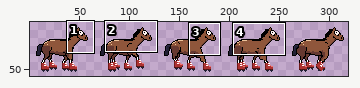
Edited in one commit: sprite sheet (Sprite Sheets/RollerSkate.png). The picture above shows the old version from afar; the outline marks the close-up.
Close-up. Before:
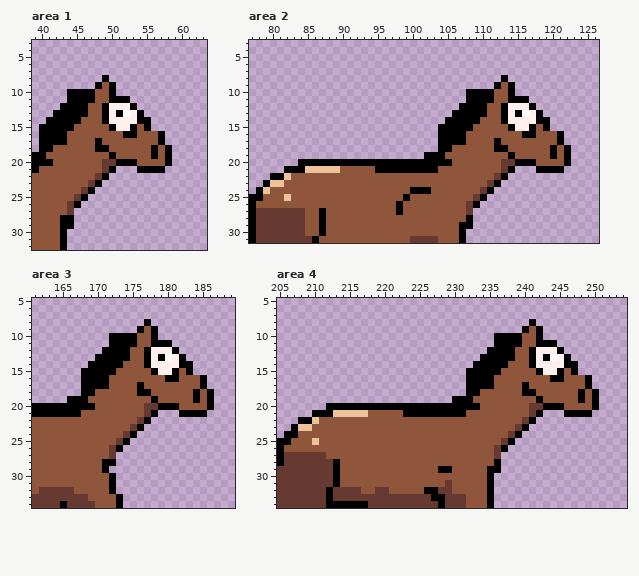
The file is 320x64 pixels. Shown: area 1: x 39..63, y 3..32; area 2: x 77..126, y 3..31; area 3: x 161..189, y 5..34; area 4: x 205..254, y 5..34. The wide view leaves out empty margins. The commit also changed other parts of the picture, which this record leaves out.
New version:
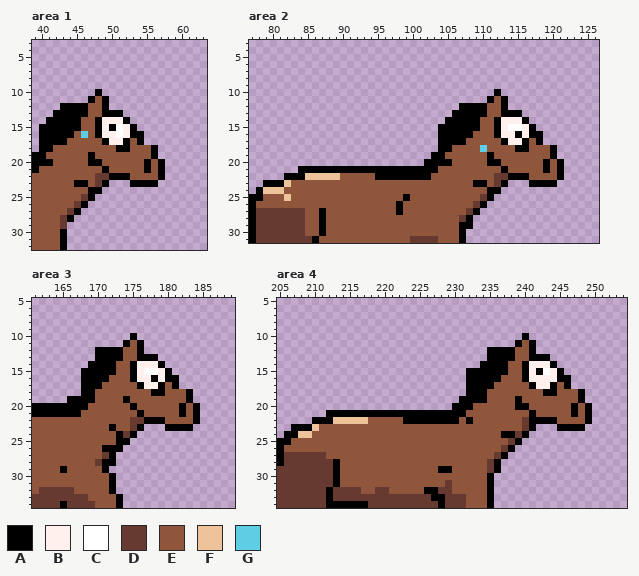
Palette (. is transparent): A #000000  B #fff0ed  C #ffffff  D #663931  E #8f563b  F #eec39a  G #5fcde4
What changed:
Area 1:
y 8: x 49 A -> .
y 9: x 48..50 AEA -> ...
y 10: x 44..50 AAAAEEA -> ....A..
y 11: x 44..46 AAA -> ...; x 49..52 EAAA -> A...
y 12: x 50..53 BBBA -> ....
y 13: x 50 B -> A; x 52..54 CBA -> ...
y 14: x 48..49 EA -> AB; x 52..55 BBAA -> A...
y 15: x 45 E -> A; x 48..49 EE -> AB; x 51 B -> C; x 54..55 EA -> ..
y 16: x 44 E -> A; x 46 E -> G; x 48..52 EEEEA -> ABBCB; x 54..57 EEEA -> A...
y 17: x 48..52 AEEEE -> EABBA; x 54..57 EEEA -> A...
y 18: x 48..49 AA -> EE; x 51..52 EE -> AA; x 57..58 EA -> ..
y 19: x 47 E -> A; x 50 A -> E; x 57..58 EA -> ..
y 20: x 47..53 EEDDAAA -> AAEEEEE; x 55 E -> A; x 57..58 EA -> A.
y 21: x 49..54 DA...A -> AEEEEE; x 56 A -> E
y 22: x 49..57 A........ -> DAAAEEEEA
y 23: x 45..49 EEDA. -> AAEDA; x 53..56 .... -> AAAA
y 24: x 46 D -> E; x 48 . -> A
y 25: x 45..47 DA. -> EDA
y 26: x 44..46 DA. -> EDA
y 27: x 45 . -> A
y 28: x 43 A -> D
y 29: x 43..44 AA -> D.
Area 2:
y 8: x 113 A -> .
y 9: x 112..114 AEA -> ...
y 10: x 108..114 AAAAEEA -> ....A..
y 11: x 108..110 AAA -> ...; x 113..116 EAAA -> A...
y 12: x 114..117 BBBA -> ....
y 13: x 114 B -> A; x 116..118 CBA -> ...
y 14: x 112..113 EA -> AB; x 116..119 BBAA -> A...
y 15: x 109 E -> A; x 112..115 EEAB -> ABCC; x 118..119 EA -> ..
y 16: x 108 E -> A; x 112..116 EEEEA -> ABBAB; x 118..121 EEEA -> A...
y 17: x 112..116 AEEEE -> EABBA; x 118..121 EEEA -> A...
y 18: x 110 E -> G; x 112..113 AA -> EE; x 115..116 EE -> AA; x 121..122 EA -> ..
y 19: x 102 A -> .; x 111 E -> A; x 114 A -> E; x 121..122 EA -> ..
y 20: x 84..101 AAAAAAAAAAAAAAAAAA -> ..................; x 111..117 EEDDAAA -> AAEEEEE; x 119 E -> A; x 121..122 EA -> A.
y 21: x 82..83 AA -> ..; x 85..94 FFFFFEEEEE -> AAAAAAAAAA; x 113..118 DA...A -> AEEEEE; x 120 A -> E
y 22: x 80..89 AAFEEEEEEE -> ..AAAFFFFF; x 95..102 EEEEEEEE -> AAAAAAAA; x 113..121 A........ -> DAAAEEEEA
y 23: x 80..82 FFE -> AAF; x 109..113 EEDA. -> AAEDA; x 117..120 .... -> AAAA
y 24: x 80..81 EE -> FF; x 100..102 AAA -> EEE; x 110 D -> E; x 112 . -> A
y 25: x 109..111 DA. -> EDA
y 26: x 108..110 DA. -> EDA
y 27: x 109 . -> A
y 28: x 107 E -> D
Area 3:
y 8: x 177 A -> .
y 9: x 176..178 AEA -> ...
y 10: x 172..174 AAA -> ...; x 176..178 EEA -> ...
y 11: x 172..173 AA -> ..; x 175..180 AEEAAA -> EA....
y 12: x 170 . -> A; x 174 A -> E; x 176..181 EABBBA -> A.....
y 13: x 174 A -> E; x 176 E -> A; x 178..182 BACBA -> A....
y 14: x 173 A -> E; x 175..177 EEA -> ABB; x 179..183 BBBAA -> A....
y 15: x 175..178 EEEA -> ABCC; x 180..183 BAEA -> A...
y 16: x 175..179 EEEEE -> ABBAB; x 182..185 EEEA -> ....
y 17: x 171 A -> E; x 177..179 EEE -> BBA; x 181..185 EEEEA -> A....
y 18: x 176..179 AAEE -> EEAA; x 183..186 EAEA -> A...
y 19: x 169 E -> A; x 174 E -> A; x 178 A -> E; x 183..186 EAEA -> A...
y 20: x 169 A -> E; x 175 E -> A; x 177..182 DDAAAE -> EEEEEA; x 184..186 EEA -> A..
y 21: x 176..181 EDA... -> AEEEEE; x 183 A -> E; x 185 A -> .
y 22: x 175 E -> D; x 178..184 ....... -> AAEEEEA
y 23: x 172 E -> A; x 180..183 .... -> AAAA
y 24: x 173 E -> A
y 25: x 173 D -> A
y 26: x 171..172 ED -> AA
y 27: x 171..172 ED -> DA
y 28: x 170 E -> D
y 29: x 165 E -> A
Area 4:
y 8: x 241 A -> .
y 9: x 240..242 AEA -> ...
y 10: x 236..242 AAAAEEA -> ....A..
y 11: x 236..238 AAA -> ...; x 241..244 EAAA -> A...
y 12: x 242..245 BBBA -> ....
y 13: x 234 A -> .; x 242 B -> A; x 244..246 CBA -> ...
y 14: x 233 A -> .; x 240..241 EA -> AB; x 244..247 BBAA -> A...
y 15: x 237 E -> A; x 240..241 EE -> AB; x 243 B -> C; x 246..247 EA -> ..
y 16: x 236 E -> A; x 240..244 EEEEA -> ABBBB; x 246..249 EEEA -> A...
y 17: x 240..244 AEEEE -> EABBA; x 246..249 EEEA -> A...
y 18: x 234 E -> A; x 240..241 AA -> EE; x 243..244 EE -> AA; x 249..250 EA -> ..
y 19: x 230 A -> .; x 233..234 EE -> AA; x 239 E -> A; x 242 A -> E; x 249..250 EA -> ..
y 20: x 212..229 AAAAAAAAAAAAAAAAAA -> ..................; x 233 A -> E; x 239..245 EEDDAAA -> AAEEEEE; x 247 E -> A; x 249..250 EA -> A.
y 21: x 210..211 AA -> ..; x 213..222 FFFFFEEEEE -> AAAAAAAAAA; x 241..246 DA...A -> AEEEEE; x 248 A -> E
y 22: x 208..217 AAFEEEEEEE -> ..AAAFFFFF; x 223..230 EEEEEEEE -> AAAAAAAA; x 232 E -> A; x 242..249 ........ -> AAAEEEEA
y 23: x 208..210 FFE -> AAF; x 239..241 DA. -> EDA; x 245..248 .... -> AAAA
y 24: x 208..209 EE -> FF; x 237..240 EDA. -> AADA
y 25: x 210 F -> E; x 237..239 DA. -> EDA
y 26: x 236..238 DA. -> EDA
y 27: x 237 . -> A
y 28: x 235 E -> D
y 29: x 235 A -> D
Where, in picture pixels (left, top, right, bottom), the same in both close-ups:
changed: (60, 75, 172, 229)
changed: (459, 75, 571, 222)
changed: (270, 152, 431, 194)
changed: (88, 319, 214, 466)
changed: (60, 466, 67, 473)
changed: (298, 319, 599, 473)
